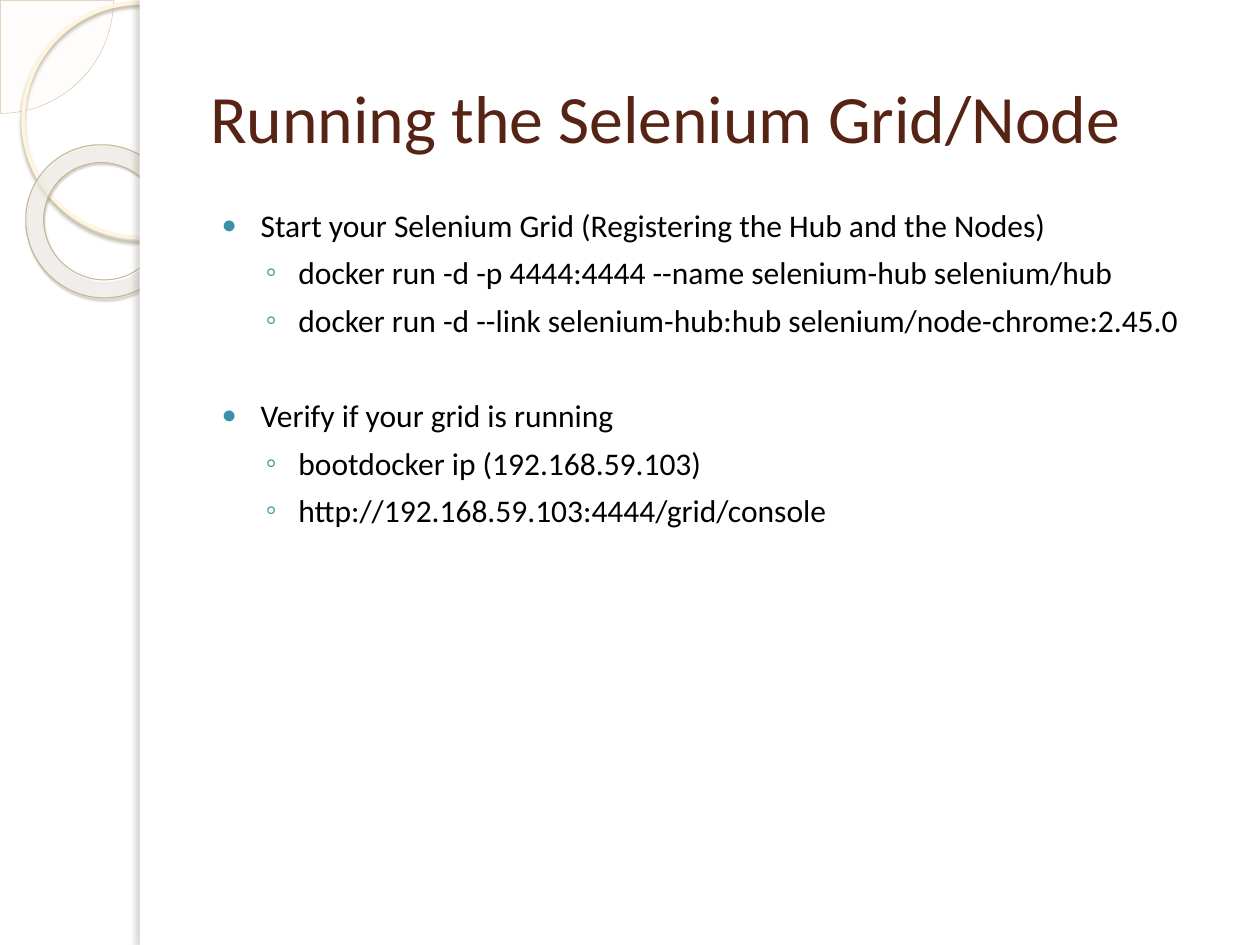
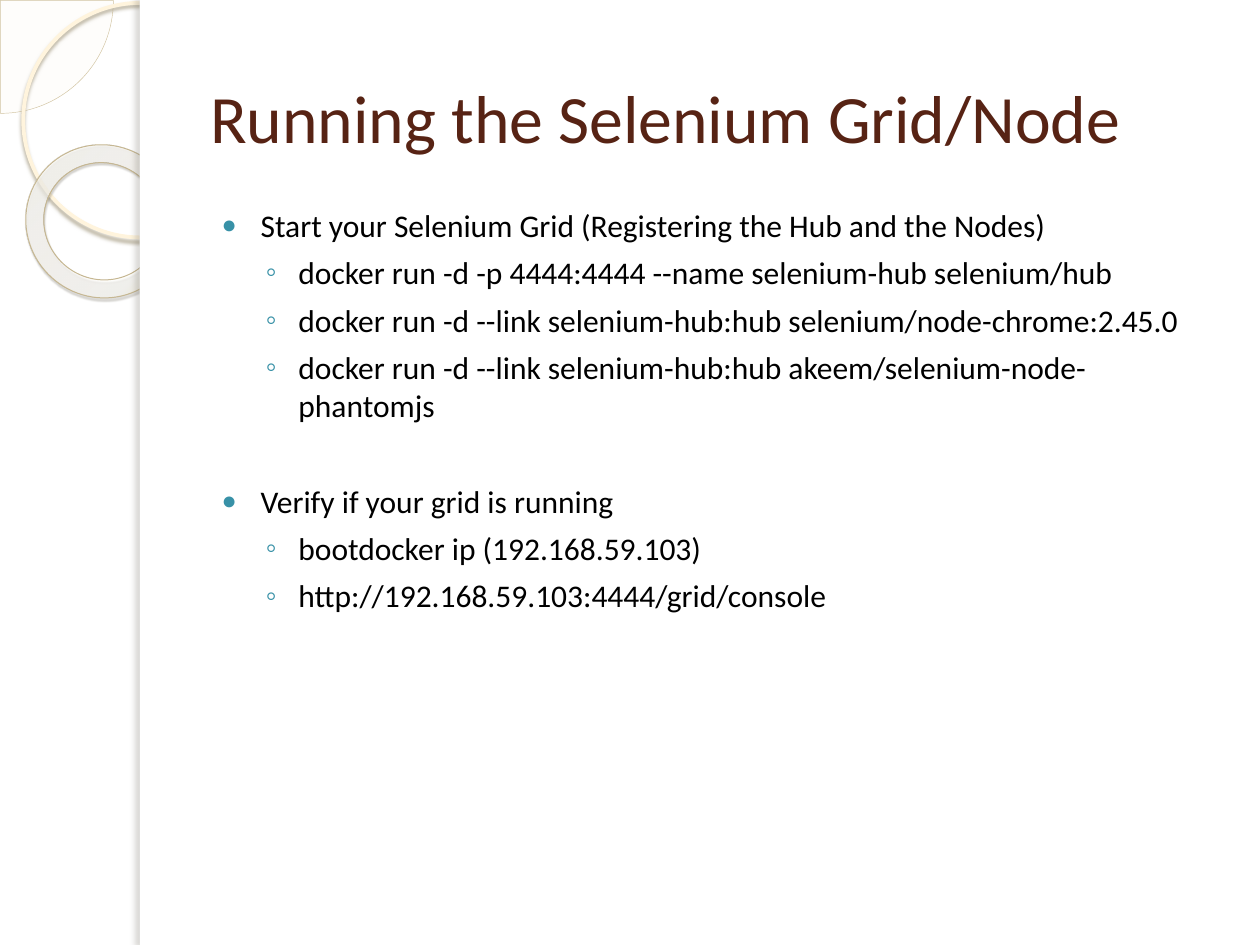
Before and after one commit to sujithvakathanam/Docker-C--MbunitFramweork-for-UI-acceptance-Test, a slide deck: slide 8 of Hooking Docker With Selenium.pptx. Drawn at 1260x945 pixels with LibreOffice and Linux fonts; fonts in the diff are those of the drawing; background and template pictures are left out. Boxes give left, top, right and bottom in pixels: in the first picture for what was removed or moved away, otherwise in the second. Text is boxed around its words. In the diff, an @@ line names an element or a change of style, - is before the commit and + after.

```diff
--- a/Hooking Docker With Selenium.pptx
+++ b/Hooking Docker With Selenium.pptx
@@ text at (x1=298, y1=357, x2=1085, y2=423): paragraph added @@
+  ◦ docker run -d --link selenium-hub:hub akeem/selenium-node-phantomjs
```
Also in this commit, not shown: 1 other slide changed, 7 other files.
